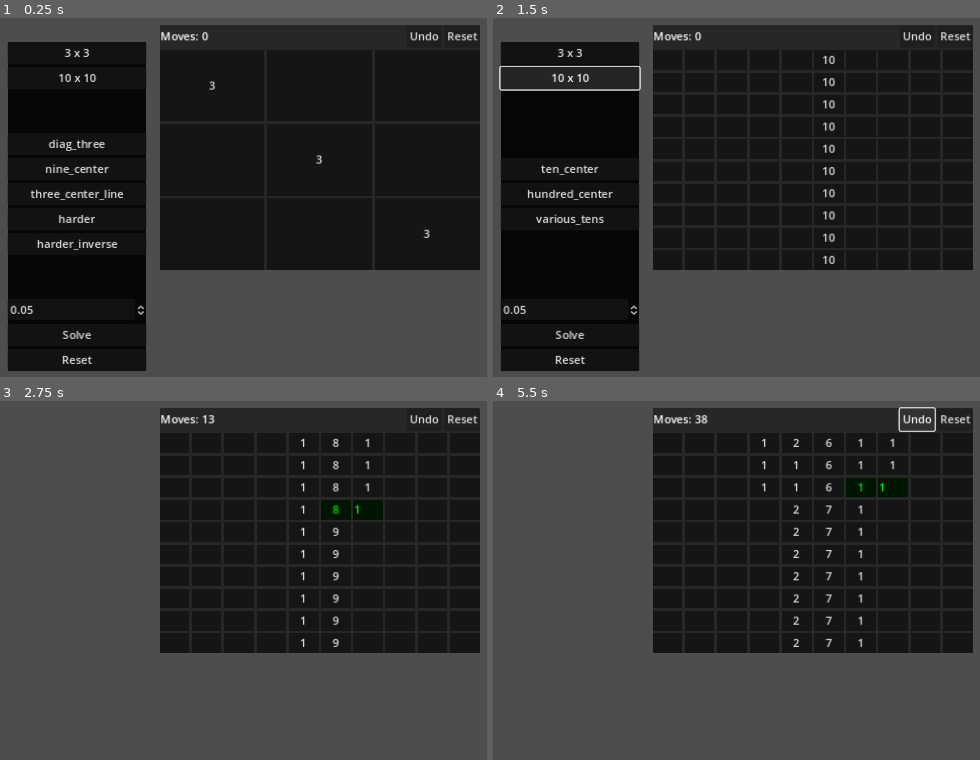
Above: before the commit, frames 1-4 (two rows, left to right).
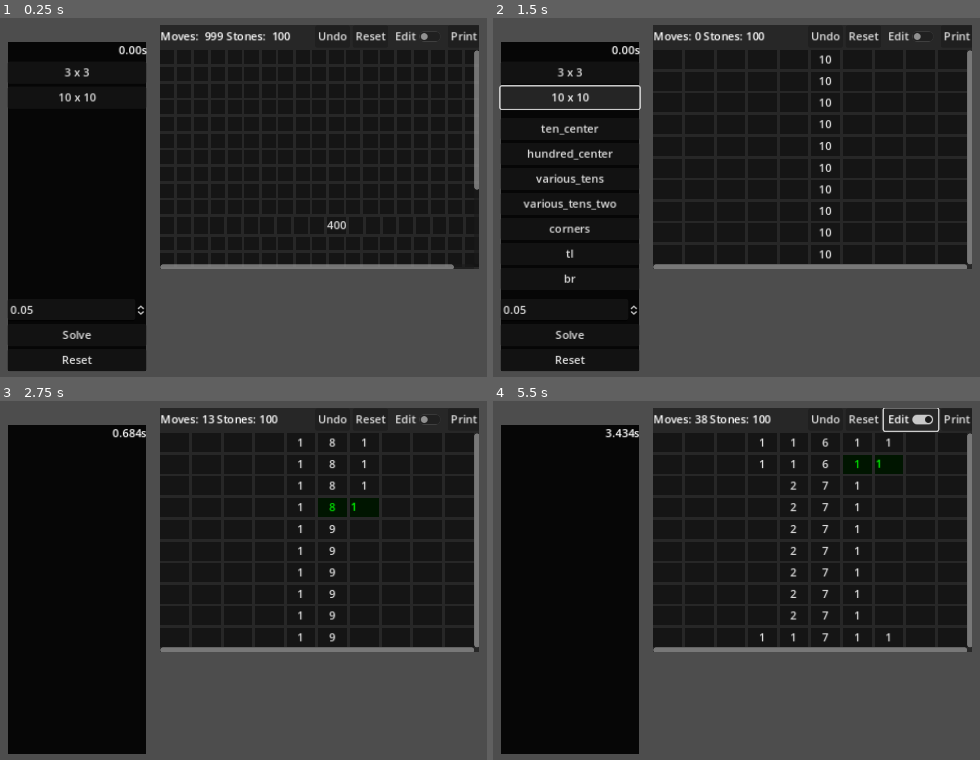
Above: after the commit, the same moments.

Repository: bitwes/StoneGridProblem
Game: Godot game, scene res://main.tscn
Two runs of this game, one before a commit and one after it. Both use one fixed random seed, a clock stepped at 60 frames per second and the inputs below.
Inputs (mouse positions are in pixels of both pictures, inside the frame that each line leads up to):
- Up to frame 1 (0.25 s): no input
- Up to frame 2 (1.5 s): click "3 x 3" at 0.5 s; click "10 x 10" at 1.25 s
- Up to frame 3 (2.75 s): click "Solve" at 2 s
- Up to frame 4 (5.5 s): click "Undo" at 2.75 s; click "Reset" at 3.5 s; click (668, 444) at 4.27 s; click (911, 418) at 5 s, where only the run after the commit has a clickable "Edit"

The runs differ from the first frame. In frame 1, 3.8% of the frame differs, in the area x 6-99%, y 1-71%; in frame 2, 7.1%; in frame 3, 29%; in frame 4, 30%, in the area x 1-99%, y 1-99%.
Error before the commit: Invalid access to property or key 'stones' on a base object of type 'Vector2'. (res://stone_grid.gd:94)

Commit message:
more better things

Diff:
--- a/Main.gd
+++ b/Main.gd
@@ -19,25 +19,21 @@
 		[0, 3, 0],
 		[0, 0, 3]
 	],
-
 	nine_center = [
 		[0, 0, 0],
 		[0, 9, 0],
 		[0, 0, 0]
 	],
-
 	three_center_line = [
 		[0, 3, 0],
 		[0, 3, 0],
 		[0, 3, 0]
 	],
-
 	harder = [
 		[5, 0, 0],
 		[0, 2, 0],
 		[2, 0, 0]
 	],
-
 	harder_inverse = [
 		[0, 0, 2],
 		[0, 2, 0],
@@ -82,16 +78,71 @@
 		[0, 0, 0, 0, 10, 0, 0, 0, 0, 0],
 		[0, 0, 0, 10, 0, 0, 0, 0, 0, 0],
 		[0, 0, 0, 0, 0, 0, 0, 0, 10, 0],
+	],
+	various_tens_two = [
+		[10,0,0,0,0,10,0,0,0,10,],
+		[0,0,0,0,0,0,0,0,0,0,],
+		[0,0,0,0,0,10,0,0,0,0,],
+		[0,0,0,0,0,0,0,0,0,0,],
+		[0,0,0,0,0,10,0,0,0,0,],
+		[0,0,0,0,0,10,0,0,0,0,],
+		[0,0,0,0,0,0,0,0,0,0,],
+		[0,0,0,0,0,10,0,0,0,0,],
+		[0,0,0,0,0,0,0,0,0,0,],
+		[10,0,0,0,0,10,0,0,0,10,],
+	],
+	corners = [
+		[25, 0, 0, 0, 0, 0, 0, 0, 0, 25],
+		[0, 0, 0, 0, 0, 0, 0, 0, 0, 0],
+		[0, 0, 0, 0, 0, 0, 0, 0, 0, 0],
+		[0, 0, 0, 0, 0, 0, 0, 0, 0, 0],
+		[0, 0, 0, 0, 0, 0, 0, 0, 0, 0],
+		[0, 0, 0, 0, 0, 0, 0, 0, 0, 0],
+		[0, 0, 0, 0, 0, 0, 0, 0, 0, 0],
+		[0, 0, 0, 0, 0, 0, 0, 0, 0, 0],
+		[0, 0, 0, 0, 0, 0, 0, 0, 0, 0],
+		[25, 0, 0, 0, 0, 0, 0, 0, 0, 25],
+	],
+	tl = [
+		[100, 0, 0, 0, 0, 0, 0, 0, 0, 0],
+		[0, 0, 0, 0, 0, 0, 0, 0, 0, 0],
+		[0, 0, 0, 0, 0, 0, 0, 0, 0, 0],
+		[0, 0, 0, 0, 0, 0, 0, 0, 0, 0],
+		[0, 0, 0, 0, 0, 0, 0, 0, 0, 0],
+		[0, 0, 0, 0, 0, 0, 0, 0, 0, 0],
+		[0, 0, 0, 0, 0, 0, 0, 0, 0, 0],
+		[0, 0, 0, 0, 0, 0, 0, 0, 0, 0],
+		[0, 0, 0, 0, 0, 0, 0, 0, 0, 0],
+		[0, 0, 0, 0, 0, 0, 0, 0, 0, 0],
+	],
+	br = [
+		[0, 0, 0, 0, 0, 0, 0, 0, 0, 0],
+		[0, 0, 0, 0, 0, 0, 0, 0, 0, 0],
+		[0, 0, 0, 0, 0, 0, 0, 0, 0, 0],
+		[0, 0, 0, 0, 0, 0, 0, 0, 0, 0],
+		[0, 0, 0, 0, 0, 0, 0, 0, 0, 0],
+		[0, 0, 0, 0, 0, 0, 0, 0, 0, 0],
+		[0, 0, 0, 0, 0, 0, 0, 0, 0, 0],
+		[0, 0, 0, 0, 0, 0, 0, 0, 0, 0],
+		[0, 0, 0, 0, 0, 0, 0, 0, 0, 0],
+		[0, 0, 0, 0, 0, 0, 0, 0, 0, 100],
 	]
 }
 @onready var _ctrls = {
-	stone_arrangements = $Controls/Layout/StoneArrangements
+	buttons_vbox = $Controls/Layout/Buttons,
+	stone_arrangements = $Controls/Layout/Buttons/StoneArrangements,
+	time = $Controls/Layout/Time,
+	delay = $Controls/Layout/Buttons/Delay
 }
 
 var _stone_grid : StoneGrid = null
 
 func _ready():
-	_create_stone_grid(3, three_x_three)
+	var s = 20
+	_create_stone_grid(s, {})
+	var btn = _stone_grid.get_button_at(Vector2(s/2, s/2))
+	btn.stones = s * s
+	#_create_stone_grid(3, three_x_three)
 	#_create_stone_grid(10, ten_x_ten)
 
 func _create_stone_grid(size : int, arrangements : Dictionary):
@@ -105,7 +156,8 @@
 
 	_stone_grid.set_grid_size(size)
 	_make_populate_buttons(arrangements)
-	_stone_grid.populate(arrangements[arrangements.keys()[0]])
+	if(arrangements.keys().size() > 0):
+		_stone_grid.populate(arrangements[arrangements.keys()[0]])
 
 
 func _make_populate_buttons(arrangements):
@@ -118,15 +170,31 @@
 		_ctrls.stone_arrangements.add_child(btn)
 		btn.pressed.connect(func():  _stone_grid.populate(arrangements[key]))
 
+var _running = false
+var _start_time = 0.0
+func _update_time():
+	var t = (Time.get_ticks_msec() - _start_time) / 1000.0
+	_ctrls.time.text = str("%.3f" % t, 's')
+
+
+func _process(delta):
+	if(_running):
+		_update_time()
 
 
 func solve():
-	_stone_grid.wait_time = $Controls/Layout/Delay.value
-	$Controls.visible = false
+	_stone_grid.save_layout()
+	_start_time = Time.get_ticks_msec()
+	_running = true
+	_stone_grid.wait_time = _ctrls.delay.value
+	_ctrls.buttons_vbox.visible = false
 	var solver = Solvers.ThisOne.new()
 	await solver.solve(_stone_grid)
-	$Controls.visible = true
+	_ctrls.buttons_vbox.visible = true
 	_stone_grid.wait_time = 0
+	_running = false
+	_update_time()
+	print('Time = ', _ctrls.time.text)
 
 
 func _on_solve_pressed():
--- a/main.tscn
+++ b/main.tscn
@@ -20,45 +20,49 @@
 grow_horizontal = 2
 grow_vertical = 2
 
-[node name="ThreeXThree" type="Button" parent="Controls/Layout"]
+[node name="Time" type="Label" parent="Controls/Layout"]
+layout_mode = 2
+text = "0.00s"
+horizontal_alignment = 2
+
+[node name="Buttons" type="VBoxContainer" parent="Controls/Layout"]
+layout_mode = 2
+size_flags_vertical = 3
+
+[node name="ThreeXThree" type="Button" parent="Controls/Layout/Buttons"]
 layout_mode = 2
 text = "3 x 3"
 
-[node name="TenXTen" type="Button" parent="Controls/Layout"]
+[node name="TenXTen" type="Button" parent="Controls/Layout/Buttons"]
 layout_mode = 2
 text = "10 x 10"
 
-[node name="Spacer2" type="CenterContainer" parent="Controls/Layout"]
+[node name="Spacer2" type="CenterContainer" parent="Controls/Layout/Buttons"]
 layout_mode = 2
 size_flags_vertical = 3
 
-[node name="StoneArrangements" type="VBoxContainer" parent="Controls/Layout"]
+[node name="StoneArrangements" type="VBoxContainer" parent="Controls/Layout/Buttons"]
 layout_mode = 2
 
-[node name="Spacer" type="CenterContainer" parent="Controls/Layout"]
+[node name="Spacer" type="CenterContainer" parent="Controls/Layout/Buttons"]
 layout_mode = 2
 size_flags_vertical = 3
 
-[node name="Delay" type="SpinBox" parent="Controls/Layout"]
+[node name="Delay" type="SpinBox" parent="Controls/Layout/Buttons"]
 layout_mode = 2
 max_value = 2.0
 step = 0.05
 value = 0.05
 
-[node name="Solve" type="Button" parent="Controls/Layout"]
+[node name="Solve" type="Button" parent="Controls/Layout/Buttons"]
 layout_mode = 2
 text = "Solve"
 
-[node name="Reset" type="Button" parent="Controls/Layout"]
+[node name="Reset" type="Button" parent="Controls/Layout/Buttons"]
 layout_mode = 2
 text = "Reset"
 
-[node name="Label" type="Label" parent="Controls"]
-layout_mode = 0
-offset_right = 40.0
-offset_bottom = 23.0
-
-[connection signal="pressed" from="Controls/Layout/ThreeXThree" to="." method="_on_three_x_three_pressed"]
-[connection signal="pressed" from="Controls/Layout/TenXTen" to="." method="_on_ten_x_ten_pressed"]
-[connection signal="pressed" from="Controls/Layout/Solve" to="." method="_on_solve_pressed"]
-[connection signal="pressed" from="Controls/Layout/Reset" to="." method="_on_reset_pressed"]
+[connection signal="pressed" from="Controls/Layout/Buttons/ThreeXThree" to="." method="_on_three_x_three_pressed"]
+[connection signal="pressed" from="Controls/Layout/Buttons/TenXTen" to="." method="_on_ten_x_ten_pressed"]
+[connection signal="pressed" from="Controls/Layout/Buttons/Solve" to="." method="_on_solve_pressed"]
+[connection signal="pressed" from="Controls/Layout/Buttons/Reset" to="." method="_on_reset_pressed"]
--- a/solvers.gd
+++ b/solvers.gd
@@ -1,8 +1,6 @@
 class_name Solvers
 
-
-
-class ThisOne:
+class BaseSolver:
 	var _grid : StoneGrid = null
 
 	func get_surrounding_squares(pos : Vector2):
@@ -20,22 +18,6 @@
 			to_return.append(_grid._stone_buttons[pos.x][pos.y - 1])
 
 		return to_return
-
-
-	func solve(grid : StoneGrid):
-		_grid = grid
-		grid.print_board()
-
-		var count = 0
-		var max_attempts = 200
-		while(!_grid.is_solved() and count <= max_attempts):
-			print('===== Pass ', count, ' =====')
-			await attempt()
-			count += 1
-
-		print('Passes    ', count)
-		print('Moves     ', _grid.moves)
-		print('Solved    ', _grid.is_solved())
 
 
 	func get_all_zeros():
@@ -75,15 +57,14 @@
 		return furthest
 
 
-	func push_in_direction_of_closest_zero(pos : Vector2):
+	func push_in_direction_of(pos : Vector2, target_button : StoneButton):
 		var here = _grid.get_button_at(pos)
 
 		if(here.stones > 1):
-			var closest_zero = get_closest_zero(pos)
 			var to = null
-			if(closest_zero != null):
-				var xdiff = closest_zero.grid_pos.x - pos.x
-				var ydiff = closest_zero.grid_pos.y - pos.y
+			if(target_button != null):
+				var xdiff = target_button.grid_pos.x - pos.x
+				var ydiff = target_button.grid_pos.y - pos.y
 
 				if(abs(xdiff) > abs(ydiff)):
 					to = _grid.get_button_at(pos + Vector2(sign(xdiff), 0))
@@ -91,27 +72,62 @@
 					to = _grid.get_button_at(pos + Vector2(0, sign(ydiff)))
 				await _grid.move_stone(pos, to.grid_pos)
 
+	func _solve():
+		pass
 
-	func push_in_direction_of_furthest_zero(pos : Vector2):
-		var here = _grid.get_button_at(pos)
+	func solve(grid : StoneGrid):
+		_grid = grid
+		grid.print_board()
 
-		if(here.stones > 1):
-			var closest_zero = get_furthest_zero(pos)
-			var to = null
-			if(closest_zero != null):
-				var xdiff = closest_zero.grid_pos.x - pos.x
-				var ydiff = closest_zero.grid_pos.y - pos.y
+		await _solve()
 
-				if(abs(xdiff) > abs(ydiff)):
-					to = _grid.get_button_at(pos + Vector2(sign(xdiff), 0))
-				else:
-					to = _grid.get_button_at(pos + Vector2(0, sign(ydiff)))
-				await _grid.move_stone(pos, to.grid_pos)
+		print('Moves     ', _grid.moves)
+		print('Solved    ', _grid.is_solved())
 
+
+
+class ThisOne:
+	extends BaseSolver
+
+	func _solve():
+
+		var count = 0
+		var max_attempts = 200
+		while(!_grid.is_solved() and count <= max_attempts):
+			print('===== Pass ', count, ' =====')
+			await attempt()
+			count += 1
+
+		print('Passes    ', count)
 
 
 	func attempt():
 		for i in range(_grid.grid_size()):
 			for j in range(_grid.grid_size()):
 				var pos = Vector2(i, j)
-				await push_in_direction_of_closest_zero(pos)
+				var target = get_closest_zero(pos)
+				await push_in_direction_of(pos, target)
+
+
+
+class PushTillWeGetThere:
+	extends BaseSolver
+
+	func _solve():
+
+		var count = 0
+		var max_attempts = 200
+		while(!_grid.is_solved() and count <= max_attempts):
+			print('===== Pass ', count, ' =====')
+			await attempt()
+			count += 1
+
+		print('Passes    ', count)
+
+
+	func attempt():
+		for i in range(_grid.grid_size()):
+			for j in range(_grid.grid_size()):
+				var pos = Vector2(i, j)
+				# while(_grid.get_stones_at(pos))
+				# await push_in_direction_of(pos, get_closest_zero)
--- a/stone_button.gd
+++ b/stone_button.gd
@@ -3,20 +3,37 @@
 
 var grid_pos = Vector2(-1, -1)
 
-var stones = -1 :
+var edit_mode = false :
+	get: return edit_mode
+	set(val):
+		edit_mode = val
+		toggle_mode = !edit_mode
+
+var stones = 0 :
 	get: return stones
 	set(val):
-		stones = val
+		if(val >= 0):
+			stones = val
+
 		if(stones > 0):
-			text = str(stones, "\n")
+			text = str(stones)
 		else:
-			text = ''
+			text = ' '
 
 func _init():
 	size_flags_horizontal = Control.SIZE_EXPAND_FILL
 	size_flags_vertical = Control.SIZE_EXPAND_FILL
-	toggle_mode = true
+	edit_mode = edit_mode
 
+func _gui_input(event):
+	if(edit_mode):
+		if(event is InputEventMouseButton):
+			if(event.pressed):
+				if(event.button_index == MOUSE_BUTTON_LEFT):
+					stones += 1
+				elif(event.button_index == MOUSE_BUTTON_RIGHT):
+					stones -= 1
+					pressed.emit()
 
 func _ready():
 	if(stones == -1):
--- a/stone_grid.gd
+++ b/stone_grid.gd
@@ -18,9 +18,16 @@
 
 
 @onready var _ctrls = {
-	grid = $Layout/Grid,
-	moves_label = $Layout/Header/Moves
+	grid = $Layout/Scroll/Grid,
+	moves_label = $Layout/Header/Moves,
+	edit_button = $Layout/Header/EditMode,
+	stone_count = $Layout/Header/Stones
 }
+
+var log_enabled = false
+func p(s1='', s2='', s3='', s4='', s5='', s6='', s7='', s8=''):
+	if(log_enabled):
+		print(s1, s2, s3, s4, s5, s6, s7, s8)
 
 
 func _animate_move(from_btn : StoneButton, to_btn : StoneButton, duration : float):
@@ -40,29 +47,60 @@
 	return t
 
 
-func _on_stone_button_toggled(which : StoneButton):
-	if(_from == which):
-		return
-	elif(_from == null):
-		if(which.stones == 0):
+func _update_count():
+	var count = 0
+	for i in range(grid_size()):
+		for j in range(grid_size()):
+			count += _stone_buttons[i][j].stones
+	_ctrls.stone_count.text = str('Stones: ', count)
+
+
+# ------------------------
+# Events
+# ------------------------
+func _on_undo_pressed():
+	undo()
+
+
+func _on_reset_pressed():
+	reset()
+
+
+func _on_edit_mode_pressed():
+	for i in range(grid_size()):
+		for j in range(grid_size()):
+			_stone_buttons[i][j].edit_mode = _ctrls.edit_button.button_pressed
+
+
+func _on_stone_button_pressed(which : StoneButton):
+	if(which.edit_mode):
+		_update_count()
+	else:
+		if(_from == which):
+			return
+		elif(_from == null):
+			if(which.stones == 0):
+				which.button_pressed = false
+			else:
+				_from = which
+		else:
+			move_stone(_from.grid_pos, which.grid_pos)
+			_from.button_pressed = false
+			_from.release_focus()
 			which.button_pressed = false
-		else:
-			_from = which
-	else:
-		move_stone(_from.grid_pos, which.grid_pos)
-		_from.button_pressed = false
-		_from.release_focus()
-		which.button_pressed = false
-		which.release_focus()
-		_from = null
-
-
+			which.release_focus()
+			_from = null
+
+
+# ------------------------
+# Public
+# ------------------------
 func move_stone(from : Vector2, to : Vector2):
 	var from_btn = _stone_buttons[from.x][from.y]
 	var to_btn = _stone_buttons[to.x][to.y]
 
 	if(from_btn != to_btn and from.distance_to(to) == 1.0 and from_btn.stones > 0):
-		print(from_btn, ' -> ', to_btn)
+		p(from_btn, ' -> ', to_btn)
 		if(wait_time > 0):
 			from_btn.modulate = Color(0, 1, 0)
 			to_btn.modulate = Color(0, 1, 0)
@@ -88,11 +126,11 @@
 
 
 func undo():
-	print('undoing ', _undo.size())
+	p('undoing ', _undo.size())
 	if(_undo.size() > 0):
 		var m = _undo.pop_back()
-		m[0].stones += 1
-		m[1].stones -= 1
+		get_button_at(m[0]).stones += 1
+		get_button_at(m[1]).stones -= 1
 		moves -= 1
 
 
@@ -114,9 +152,10 @@
 		_ctrls.grid.add_child(r)
 		for j in range(s):
 			var b = StoneButtonScene.instantiate()
-			b.pressed.connect(_on_stone_button_toggled.bind(b))
+			b.pressed.connect(_on_stone_button_pressed.bind(b))
 			b.grid_pos.x = i
 			b.grid_pos.y = j
+			b.custom_minimum_size = Vector2(20, 20)
 			r.add_child(b)
 			_stone_buttons[i][j] = b
 
@@ -127,6 +166,7 @@
 	for i in stones.size():
 		for j in stones[i].size():
 			_stone_buttons[i][j].stones = stones[i][j]
+	_update_count()
 
 
 func reset():
@@ -139,23 +179,24 @@
 	return _stone_buttons.size()
 
 
-func _on_undo_pressed():
-	undo()
-
-
-func _on_reset_pressed():
-	reset()
-
-
 func print_board():
-	print("".lpad(10, '-'))
+	p("".lpad(10, '-'))
 	for i in range(grid_size()):
 		var rowstr = '|'
 		for j in range(grid_size()):
 			rowstr += str(get_stones_at(Vector2(i, j)), '|').lpad(3, ' ')
-		print(rowstr)
-	print("".lpad(10, '-'))
-
+		p(rowstr)
+	p("".lpad(10, '-'))
+
+func print_board_array():
+	print('[')
+	for i in range(grid_size()):
+		var rowstr = "\t["
+		for j in range(grid_size()):
+			rowstr += str(get_stones_at(Vector2(i, j)), ',')
+		print(rowstr, '],')
+
+	print(']')
 
 func get_button_at(pos : Vector2):
 	return _stone_buttons[pos.x][pos.y]
@@ -172,3 +213,15 @@
 
 func is_solved():
 	return get_num_wrong() == 0
+
+
+func _on_print_array_pressed():
+	print_board_array()
+
+
+func save_layout():
+	_last_layout = []
+	for i in range(grid_size()):
+		_last_layout.append([])
+		for j in range(grid_size()):
+			_last_layout[i].append(_stone_buttons[i][j].stones)
--- a/stone_grid.tscn
+++ b/stone_grid.tscn
@@ -3,6 +3,7 @@
 [ext_resource type="Script" path="res://stone_grid.gd" id="1_pcr08"]
 
 [node name="StoneGrid" type="Control"]
+clip_contents = true
 layout_mode = 3
 anchors_preset = 0
 offset_right = 458.0
@@ -33,6 +34,10 @@
 layout_mode = 2
 text = "Moves:  999"
 
+[node name="Stones" type="Label" parent="Layout/Header"]
+layout_mode = 2
+text = "Stones:  100"
+
 [node name="CenterContainer" type="CenterContainer" parent="Layout/Header"]
 layout_mode = 2
 size_flags_horizontal = 3
@@ -45,11 +50,28 @@
 layout_mode = 2
 text = "Reset"
 
-[node name="Grid" type="VBoxContainer" parent="Layout"]
+[node name="EditMode" type="CheckButton" parent="Layout/Header"]
 layout_mode = 2
+text = "Edit"
+
+[node name="PrintArray" type="Button" parent="Layout/Header"]
+layout_mode = 2
+text = "Print"
+
+[node name="Scroll" type="ScrollContainer" parent="Layout"]
+layout_mode = 2
+size_flags_vertical = 3
+horizontal_scroll_mode = 2
+vertical_scroll_mode = 2
+
+[node name="Grid" type="VBoxContainer" parent="Layout/Scroll"]
+layout_mode = 2
+size_flags_horizontal = 3
 size_flags_vertical = 3
 
 [node name="TopLayer" type="Node2D" parent="."]
 
 [connection signal="pressed" from="Layout/Header/Undo" to="." method="_on_undo_pressed"]
 [connection signal="pressed" from="Layout/Header/Reset" to="." method="_on_reset_pressed"]
+[connection signal="pressed" from="Layout/Header/EditMode" to="." method="_on_edit_mode_pressed"]
+[connection signal="pressed" from="Layout/Header/PrintArray" to="." method="_on_print_array_pressed"]
